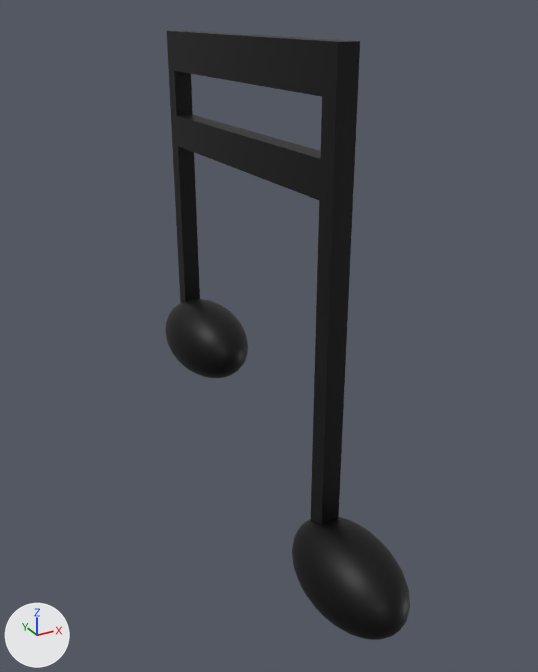
A saved change to the glTF model blender/note.glb.
The view is the same before and after, from a 50 mm camera at (-7.68, -10.38, 11.88) aimed at (-0.17, 3.26, 5.06). Lighting does not change. The marker at lower left points along +X, +Y and +Z. Where no turn or scale is listed for an object, it has been applied to the vertices. Vertices at the same position are counted once.
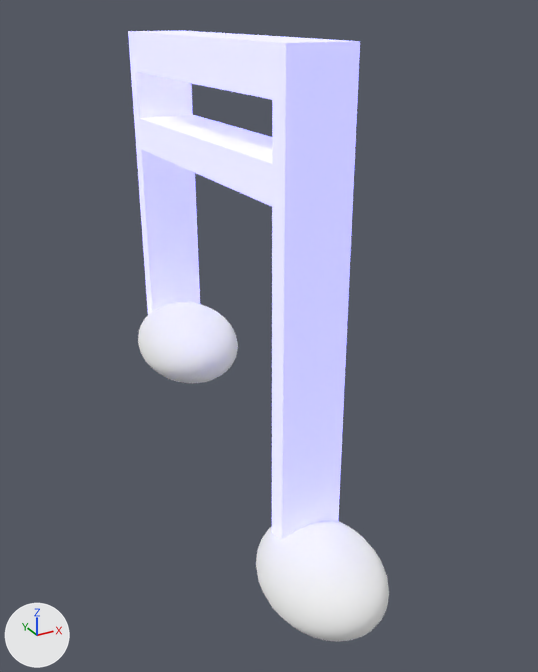
Where the change shows, as pixel boxes (x1, y1, x2, y2) in the pictures (538 x 672 px):
'Cube', recoloured, surface changed, reshaped (black to blue, 20% wider)
    before: (167, 31, 360, 525)
    after: (128, 31, 360, 540)
'Sphere', recoloured, surface changed, moved, rescaled (black to white, 13% wider)
    before: (292, 517, 410, 640)
    after: (256, 521, 389, 642)
'Sphere.001', recoloured, surface changed, moved, rescaled (black to white, 20% wider)
    before: (165, 299, 248, 378)
    after: (138, 302, 238, 383)
part 1 of me_cube_001, built on
    before: (167, 31, 338, 525)
    after: (128, 31, 338, 540)
part 2 of me_cube_001, recoloured (black to blue)
    both: (175, 31, 360, 521)

The edits, one by one:
Material 'Material.001' (mat_material_001) changes colour from black #000000 to white #ffffff; in linear values from (0.0, 0.0, 0.0) to (1.0, 1.0, 1.0).
In material 'Material.001' (mat_material_001), metallic goes from 0.309 to 1.0.
In material 'Material.001' (mat_material_001), roughness goes from 0.5 to 1.0.
Material 'Material.005' (mat_material_005) is new.
Its base color is (1.0, 1.0, 1.0) (white #ffffff).
Its metallic is 1.0.
Its roughness is 1.0.
Its emission strength is 0.00413.
Material 'Material.004' (mat_material_004) is new.
Its base color is (1.0, 1.0, 1.0) (white #ffffff).
Its metallic is 1.0.
Its roughness is 1.0.
Its emission color is (0.179, 0.173, 1.0) (blue #7573ff).
Its emission strength is 1.0.
me_sphere_001 has 482 vertices, 960 faces and spans x -1.0..1.0, y -1.0..1.0, z -1.0..1.0.
me_sphere_001 no longer uses material mat_material_001 (black #000000).
me_sphere_001 now uses material mat_material_005 (white #ffffff).
me_cube_001 is used by ob_cube; location (0.0, 1.0, 0.36).
me_cube_001 had 48 vertices, 92 faces and spanned x -0.22..0.22, y -0.22..7.46, z -0.22..11.01.
me_cube_001 now has 70 vertices, 172 faces and spans x -1.22..0.22, y -0.22..7.46, z -0.22..11.01.
Part 1, on me_cube_001:
20 faces are deleted.
22 new vertices lie (-1.0, 0.0, 0.0) away from vertices in x -0.22, y -0.22..7.46, z 0.22..11.01.
100 new faces join them.
me_cube_001 part 2: 72 faces spanning x -0.22..0.22, y -0.22..7.46, z -0.22..11.01 switch from mat_material_001 (black #000000) to mat_material_004 (white #ffffff).
Object 'Sphere' (ob_sphere) moves from (0.0, 0.0, 0.63) to (-0.55, 0.24, 0.68).
Object 'Sphere' (ob_sphere) is rescaled from (1.0, 1.71, 1.0) to (1.3, 1.71, 1.0).
Object 'Sphere.001' (ob_sphere_001) moves from (0.0, 7.24, 3.45) to (-0.55, 7.24, 3.45).
Object 'Sphere.001' (ob_sphere_001) is rescaled from (1.0, 1.71, 1.0) to (1.3, 1.71, 1.0).
